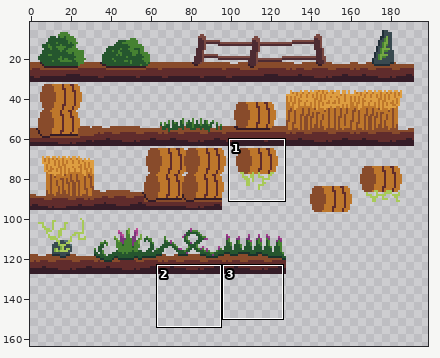
File history of a sprite sheet, Newton/world/farm-decor.png. Above: a wide view before the commit, with the close-up outlined.
Close-up. Old version:
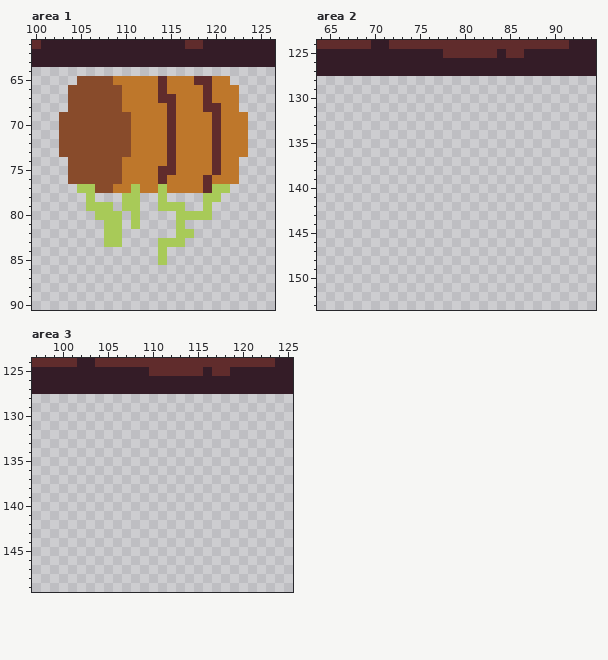
The file is 200x175 pixels. Shown: area 1: x 100..126, y 61..90; area 2: x 64..94, y 124..153; area 3: x 97..125, y 124..149. The wide view leaves out empty margins. The commit also changed other parts of the picture, which this record leaves out.
The result:
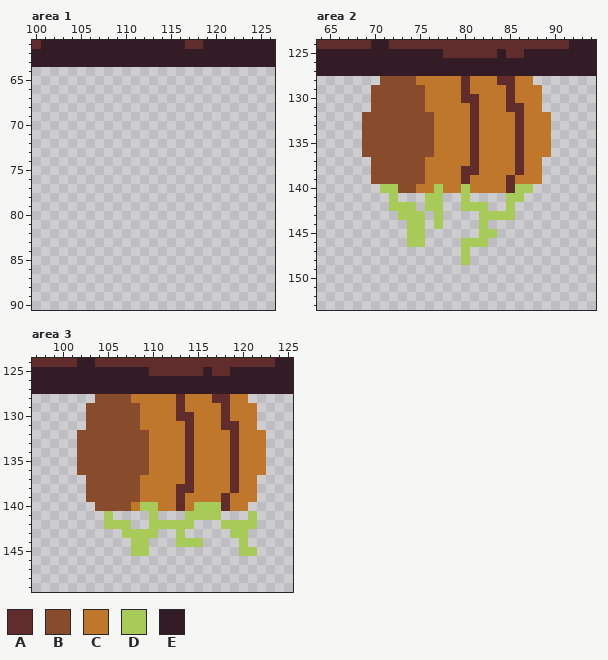
Palette (. is transparent): A #602c2c  B #884b2b  C #be772b  D #a8ca58  E #341c27
Edits made:
--- area 1
@@ x 100..126 @@
 64 ...........................
-65 .....BBBBCCCCCACCCAACC.....
-66 ....BBBBBBCCCCACCCCACCC....
-67 ....BBBBBBCCCCAACCCACCC....
-68 ....BBBBBBCCCCCACCCAACC....
-69 ...BBBBBBBBCCCCACCCCACCC...
-70 ...BBBBBBBBCCCCACCCCACCC...
-71 ...BBBBBBBBCCCCACCCCACCC...
-72 ...BBBBBBBBCCCCACCCCACCC...
-73 ...BBBBBBBBCCCCACCCCACCC...
-74 ....BBBBBBCCCCCACCCCACC....
-75 ....BBBBBBCCCCAACCCCACC....
-76 ....BBBBBBCCCCACCCCACCC....
-77 .....DDBBCCDCCDCCCCADD.....
-78 ......D...DD..D....DD......
-79 ......DDD.DD..DDD..D.......
-80 .......DDD.D....DDDD.......
-81 ........DD.D....D..........
-82 ........DD......DD.........
-83 ........DD....DDD..........
-84 ..............D............
-85 ..............D............
+65 ...........................
+66 ...........................
+67 ...........................
+68 ...........................
+69 ...........................
+70 ...........................
+71 ...........................
+72 ...........................
+73 ...........................
+74 ...........................
+75 ...........................
+76 ...........................
+77 ...........................
+78 ...........................
+79 ...........................
+80 ...........................
+81 ...........................
+82 ...........................
+83 ...........................
+84 ...........................
+85 ...........................
 86 ...........................
--- area 2
@@ x 64..94 @@
 127 EEEEEEEEEEEEEEEEEEEEEEEEEEEEEEE
-128 ...............................
-129 ...............................
-130 ...............................
-131 ...............................
-132 ...............................
-133 ...............................
-134 ...............................
-135 ...............................
-136 ...............................
-137 ...............................
-138 ...............................
-139 ...............................
-140 ...............................
-141 ...............................
-142 ...............................
-143 ...............................
-144 ...............................
-145 ...............................
-146 ...............................
-147 ...............................
-148 ...............................
+128 .......BBBBCCCCCACCCAACC.......
+129 ......BBBBBBCCCCACCCCACCC......
+130 ......BBBBBBCCCCAACCCACCC......
+131 ......BBBBBBCCCCCACCCAACC......
+132 .....BBBBBBBBCCCCACCCCACCC.....
+133 .....BBBBBBBBCCCCACCCCACCC.....
+134 .....BBBBBBBBCCCCACCCCACCC.....
+135 .....BBBBBBBBCCCCACCCCACCC.....
+136 .....BBBBBBBBCCCCACCCCACCC.....
+137 ......BBBBBBCCCCCACCCCACC......
+138 ......BBBBBBCCCCAACCCCACC......
+139 ......BBBBBBCCCCACCCCACCC......
+140 .......DDBBCCDCCDCCCCADD.......
+141 ........D...DD..D....DD........
+142 ........DDD.DD..DDD..D.........
+143 .........DDD.D....DDDD.........
+144 ..........DD.D....D............
+145 ..........DD......DD...........
+146 ..........DD....DDD............
+147 ................D..............
+148 ................D..............
 149 ...............................
--- area 3
@@ x 97..125 @@
 127 EEEEEEEEEEEEEEEEEEEEEEEEEEEEE
-128 .............................
-129 .............................
-130 .............................
-131 .............................
-132 .............................
-133 .............................
-134 .............................
-135 .............................
-136 .............................
-137 .............................
-138 .............................
-139 .............................
-140 .............................
-141 .............................
-142 .............................
-143 .............................
-144 .............................
-145 .............................
+128 .......BBBBCCCCCACCCAACC.....
+129 ......BBBBBBCCCCACCCCACCC....
+130 ......BBBBBBCCCCAACCCACCC....
+131 ......BBBBBBCCCCCACCCAACC....
+132 .....BBBBBBBBCCCCACCCCACCC...
+133 .....BBBBBBBBCCCCACCCCACCC...
+134 .....BBBBBBBBCCCCACCCCACCC...
+135 .....BBBBBBBBCCCCACCCCACCC...
+136 .....BBBBBBBBCCCCACCCCACCC...
+137 ......BBBBBBCCCCCACCCCACC....
+138 ......BBBBBBCCCCAACCCCACC....
+139 ......BBBBBBCCCCACCCCACCC....
+140 .......BBBBCDDCCACDDDACC.....
+141 ........D....D...DDDD...D....
+142 ........DDD..DDDDD...DDDD....
+143 ..........DDDD..D.....DD.....
+144 ...........DD...DDD....D.....
+145 ...........DD..........DD....
 146 .............................
Pixel boxes of the changes (left, top, right, bottom) in both close-ups:
erased: (59, 76, 248, 265)
added: (362, 76, 551, 265)
added: (77, 394, 266, 556)
